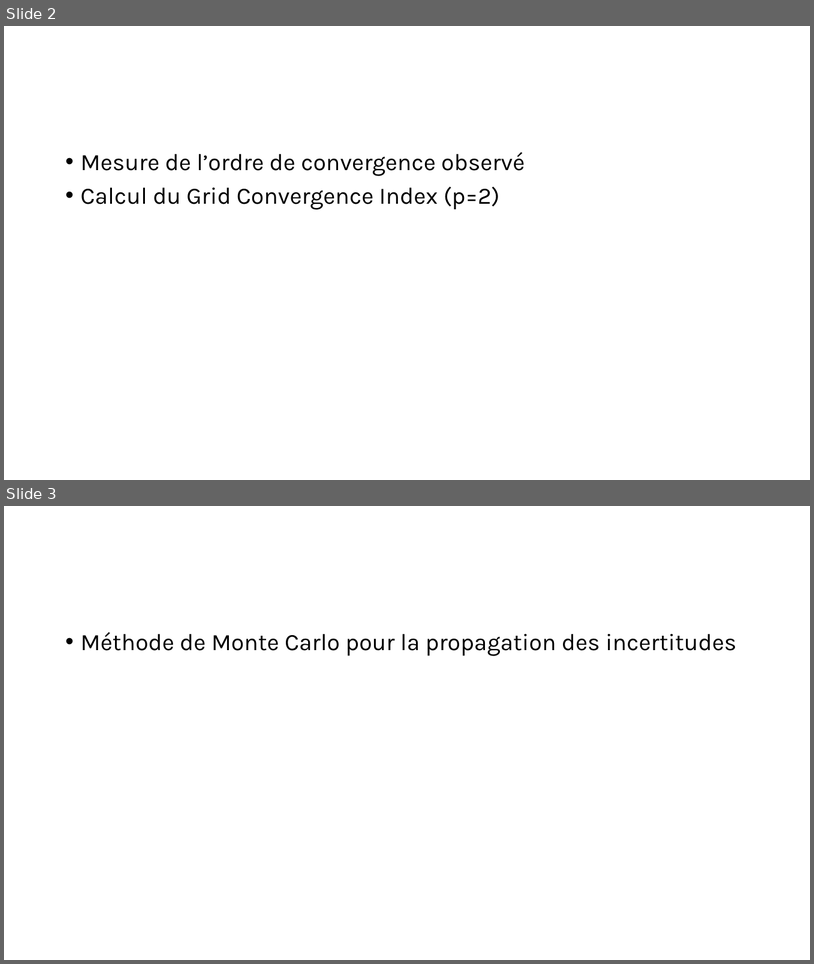
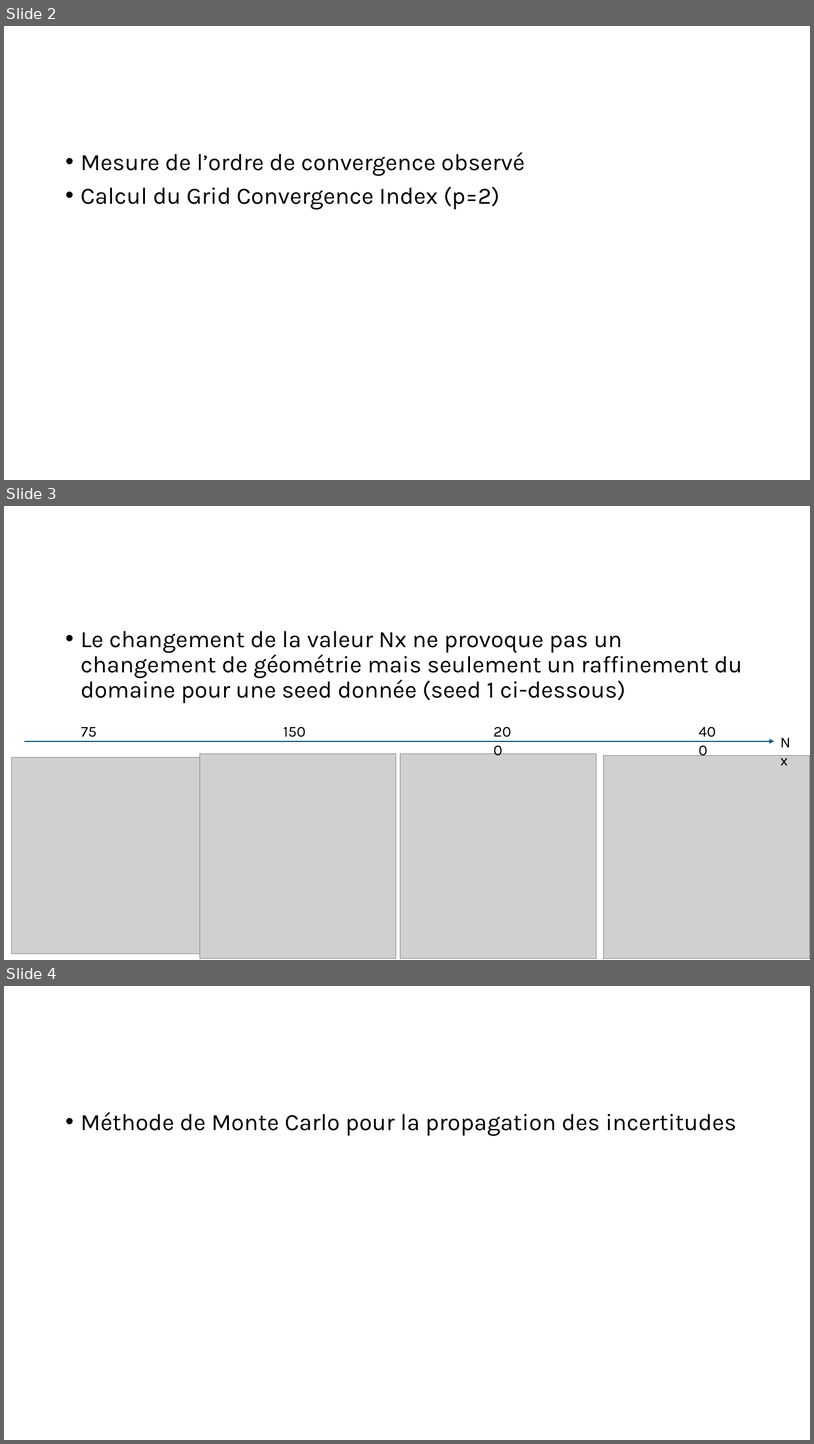
Before and after one commit to antoine-pt/MEC8211, a slide deck: MEC8211-Devoir3.pptx. Shown one above the other, each under a label of ours: slides 2 and 3 before the commit, slides 2, 3 and 4 after it. The pictures are 814x964 and 814x1444 pixels, drawn with LibreOffice and Linux fonts; fonts in the diff are those of the drawing; grey boxes stand for pictures. Boxes give left, top, right and bottom in pixels: in the first picture for what was removed or moved away, otherwise in the second. Text is boxed around its words. In the diff, an @@ line names an element or a change of style, - is before the commit and + after.

```diff
--- a/MEC8211-Devoir3.pptx
+++ b/MEC8211-Devoir3.pptx
@@ slide 3 added at [4,506,810,960], background #FFFFFF @@
@@ text added at [81,631,743,703], 28 pt, text #000000 @@
+• Le changement de la valeur Nx ne provoque pas un changement de géométrie mais seulement un raffinement du domaine pour une seed donnée (seed 1 ci-dessous)
@@ text added at [488,719,525,743], 18 pt, text #000000 @@
+200
@@ text added at [693,719,730,743], 18 pt, text #000000 @@
+400
@@ text added at [81,727,96,737], 18 pt, text #000000 @@
+75
@@ text added at [284,727,306,737], 18 pt, text #000000 @@
+150
@@ text added at [775,729,804,753], 18 pt, text #000000 @@
+Nx
@@ picture added at [12,757,200,954] @@
@@ arrow added from (24, 741) to (775, 741), #156082 1.5 pt @@
@@ picture added at [200,754,396,958] @@
@@ picture added at [400,754,597,958] @@
@@ picture added at [604,755,810,958] @@
@@ what was slide 3 is now slide 4 @@
```
Also in this commit, not shown: 1 slide changed, 2 other slides added, 1 slide removed.
